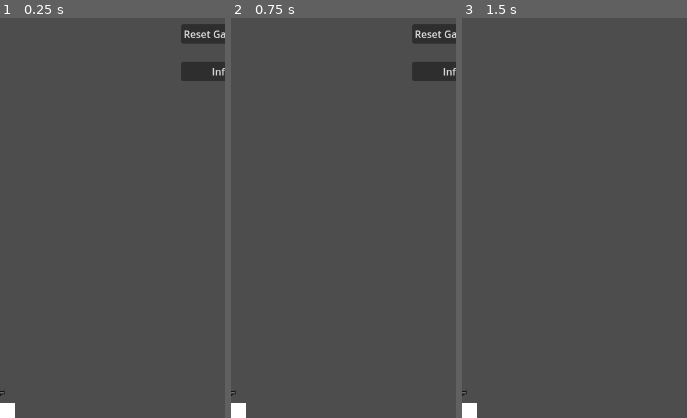
Above: before the commit, frames 1-3 (left to right).
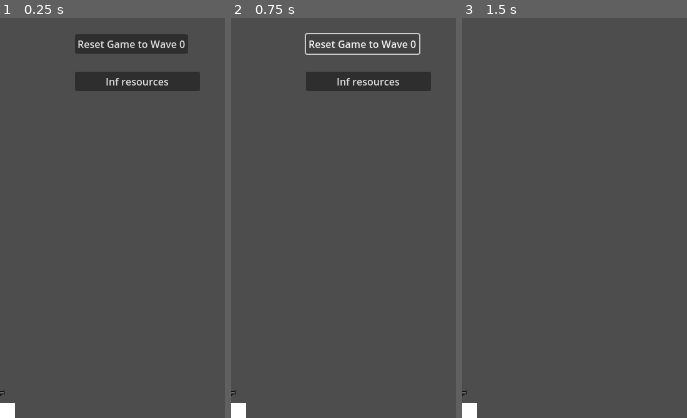
Above: after the commit, the same moments.

Repository: Davideee03/MobileComputing
Game: Godot game, scene res://Scenes/Towns/Town.tscn
Two runs of this game, one before a commit and one after it. Both use one fixed random seed, a clock stepped at 60 frames per second and the inputs below.
Inputs (mouse positions are % of the whole screen's width and height, from its top left):
- Up to frame 1 (0.25 s): no input
- Up to frame 2 (0.75 s): click (79, 3) at 0.5 s, where only the run after the commit has a clickable "Reset Game to Wave 0"
- Up to frame 3 (1.5 s): click "Start Wave" at 1.25 s
The pictures show only the part of the screen within x 50-100%, y 0-50%; the shares and areas given below are measured in that part.

The runs differ from the first frame. In frame 1, 6.0% of the frame differs, in the area x 33-100%, y 1-19%; in frame 2, 4.7%; in frame 3, nothing differs.

Commit message:
Minor changes
Optimization changes and save system

Diff:
--- a/Scenes/Enemies/Enemy.tscn
+++ /dev/null
@@ -1,24 +0,0 @@
-[gd_scene load_steps=3 format=3 uid="uid://6qm43mvh3ma6"]
-
-[ext_resource type="Script" path="res://Scripts/Enemies/EnemyMovement.gd" id="1_tx775"]
-
-[sub_resource type="CircleShape2D" id="CircleShape2D_or0ps"]
-radius = 40.0
-
-[node name="Enemy" type="Area2D"]
-top_level = true
-collision_layer = 4
-collision_mask = 2
-script = ExtResource("1_tx775")
-
-[node name="CollisionShape2D" type="CollisionShape2D" parent="."]
-shape = SubResource("CircleShape2D_or0ps")
-
-[node name="ColorRect" type="ColorRect" parent="."]
-offset_left = -20.0
-offset_top = -20.0
-offset_right = 20.0
-offset_bottom = 20.0
-
-[connection signal="area_entered" from="." to="." method="_on_area_entered"]
-[connection signal="area_exited" from="." to="." method="_on_area_exited"]
--- a/Scenes/ItemDrops/ItemDrop.tscn
+++ /dev/null
@@ -1,3 +0,0 @@
-[gd_scene format=3 uid="uid://by8ri5668rv4t"]
-
-[node name="ItemDrop" type="Node"]
--- a/Scenes/ItemDrops/item.tscn
+++ b/Scenes/ItemDrops/item.tscn
@@ -1,18 +1,17 @@
-[gd_scene load_steps=4 format=3 uid="uid://j3xx2bhui57g"]
+[gd_scene load_steps=3 format=3 uid="uid://j3xx2bhui57g"]
 
-[ext_resource type="Texture2D" uid="uid://cpdag45ml8dok" path="res://Sprites/Items/GEM 2 - BLUE - 0008.png" id="1_dm704"]
-[ext_resource type="Script" path="res://Scripts/ItemDrops/item.gd" id="1_isva0"]
+[ext_resource type="Script" path="res://Scripts/ItemDrops/Item.gd" id="1_isva0"]
 
 [sub_resource type="CircleShape2D" id="CircleShape2D_nhu28"]
 radius = 11.0454
 
-[node name="Item" type="Area2D"]
-collision_layer = 64
+[node name="Item" type="Area2D" groups=["item"]]
+collision_layer = 0
 collision_mask = 2
+monitorable = false
 script = ExtResource("1_isva0")
 
 [node name="Sprite2D" type="Sprite2D" parent="."]
-texture = ExtResource("1_dm704")
 
 [node name="CollisionShape2D" type="CollisionShape2D" parent="."]
 position = Vector2(0, 2)
--- a/Scenes/Towns/Town.tscn
+++ b/Scenes/Towns/Town.tscn
@@ -23,46 +23,46 @@
 
 [node name="Player" parent="." instance=ExtResource("2_ko0f8")]
 
-[node name="Spawners" type="Node2D" parent="Player"]
+[node name="Spawners" type="Node2D" parent="Player" groups=["SpawnerContainer"]]
 script = ExtResource("8_1d40r")
 max_enemies = 0
 
-[node name="Spawner" type="Node2D" parent="Player/Spawners"]
+[node name="Spawner" type="Node2D" parent="Player/Spawners" groups=["Spawner"]]
 position = Vector2(0, -800)
 script = ExtResource("9_bfess")
 enemies = Array[PackedScene]([ExtResource("11_dj6o8")])
 
-[node name="Spawner2" type="Node2D" parent="Player/Spawners"]
+[node name="Spawner2" type="Node2D" parent="Player/Spawners" groups=["Spawner"]]
 position = Vector2(800, 0)
 script = ExtResource("9_bfess")
 enemies = Array[PackedScene]([ExtResource("11_dj6o8")])
 
-[node name="Spawner3" type="Node2D" parent="Player/Spawners"]
+[node name="Spawner3" type="Node2D" parent="Player/Spawners" groups=["Spawner"]]
 position = Vector2(0, 800)
 script = ExtResource("9_bfess")
 enemies = Array[PackedScene]([ExtResource("11_dj6o8")])
 
-[node name="Spawner4" type="Node2D" parent="Player/Spawners"]
+[node name="Spawner4" type="Node2D" parent="Player/Spawners" groups=["Spawner"]]
 position = Vector2(-800, 0)
 script = ExtResource("9_bfess")
 enemies = Array[PackedScene]([ExtResource("11_dj6o8")])
 
-[node name="Spawner5" type="Node2D" parent="Player/Spawners"]
+[node name="Spawner5" type="Node2D" parent="Player/Spawners" groups=["Spawner"]]
 position = Vector2(-800, -800)
 script = ExtResource("9_bfess")
 enemies = Array[PackedScene]([ExtResource("11_dj6o8")])
 
-[node name="Spawner6" type="Node2D" parent="Player/Spawners"]
+[node name="Spawner6" type="Node2D" parent="Player/Spawners" groups=["Spawner"]]
 position = Vector2(800, -800)
 script = ExtResource("9_bfess")
 enemies = Array[PackedScene]([ExtResource("11_dj6o8")])
 
-[node name="Spawner7" type="Node2D" parent="Player/Spawners"]
+[node name="Spawner7" type="Node2D" parent="Player/Spawners" groups=["Spawner"]]
 position = Vector2(800, 748)
 script = ExtResource("9_bfess")
 enemies = Array[PackedScene]([ExtResource("11_dj6o8")])
 
-[node name="Spawner8" type="Node2D" parent="Player/Spawners"]
+[node name="Spawner8" type="Node2D" parent="Player/Spawners" groups=["Spawner"]]
 position = Vector2(-800, 748)
 script = ExtResource("9_bfess")
 enemies = Array[PackedScene]([ExtResource("11_dj6o8")])
@@ -109,18 +109,18 @@
 
 [node name="ResetGame" type="Button" parent="Player/UI/UI/Buttons"]
 layout_mode = 0
-offset_left = 650.0
-offset_top = 10.0
-offset_right = 831.0
-offset_bottom = 41.0
+offset_left = 480.0
+offset_top = 26.0
+offset_right = 661.0
+offset_bottom = 57.0
 text = "Reset Game to Wave 0"
 
 [node name="Cheats" type="Button" parent="Player/UI/UI/Buttons"]
 layout_mode = 0
-offset_left = 650.0
-offset_top = 70.0
-offset_right = 850.0
-offset_bottom = 101.0
+offset_left = 480.0
+offset_top = 86.0
+offset_right = 680.0
+offset_bottom = 117.0
 text = "Inf resources"
 
 [node name="Shop" type="Control" parent="Player/UI/UI"]
@@ -275,6 +275,9 @@
 [node name="CollisionShape2D" type="CollisionShape2D" parent="Walls/WallDown"]
 shape = SubResource("WorldBoundaryShape2D_dgn66")
 
+[node name="Items" type="Node" parent="."]
+unique_name_in_owner = true
+
 [connection signal="button_down" from="Player/UI/UI/Buttons/StartWaveButton" to="Player/Spawners" method="_on_start_wave_button_down"]
 [connection signal="button_down" from="Player/UI/UI/Buttons/StartWaveButton" to="Player/UI/UI" method="_on_start_wave_button_button_down"]
 [connection signal="button_down" from="Player/UI/UI/Buttons/ShopButton" to="Player/UI/UI" method="_on_shop_button_button_down"]
--- a/Scripts/Enemies/Enemy.gd
+++ b/Scripts/Enemies/Enemy.gd
@@ -1,8 +1,5 @@
 class_name Enemy
 extends Node2D
-
-@onready var main = get_node("/root/Global")
-var item_scene := preload("res://Scenes/ItemDrops/item.tscn")
 
 @export var value : int = 1
 @export var damage : int = 5
@@ -15,11 +12,17 @@
 @export var min_exp_drop : int = 1
 @export var max_exp_drop : int = 100
 
+@export_subgroup("Core")
+@export var core : PackedScene = preload("res://Scenes/ItemDrops/item.tscn")
+
 var target : Node2D
+
+#Select the item parent
+@onready var items_container = get_node("/root/World/Items")
 
 #If true means that the player has been defeated
 #So no exp or money must be added
-#This value is triggered by Global in "sreset"
+#This value is triggered by Global in "reset"
 var reset : bool = false
 
 #Take note of the player
@@ -30,7 +33,7 @@
 	#Once dead reduce the number of current enemies on the field
 	get_parent().update_wave(-value)
 
-	#dropping the core item of the enemy
+	#Dropping the core item of the enemy
 	#Add money and exp to the playwer
 	if !reset:
 		Stats.add_money(choose_random_money_drop())
@@ -42,7 +45,6 @@
 
 	#Delete the enemy
 	queue_free()
-	print("Destroyed")
 
 func choose_random_money_drop():
 	return randi_range(min_money_drop, max_money_drop)
@@ -50,19 +52,15 @@
 func choose_random_exp_drop():
 	return randi_range(min_exp_drop, max_exp_drop)
 
-# Enemy drops something
 func drop_item():
-	# instantiating a drop whenever we call the function
-	var item = item_scene.instantiate()
+	#Instantiating a drop whenever we call the function
+	var item = core.instantiate()
+	items_container.call_deferred("add_child", item)
 
-	# giving the spawn core a random position, usefull when the enemy drops more than 1 thing (resolving overlapping)
+	#Giving the spawn core a random position, usefull when the enemy drops more than 1 thing (resolving overlapping)
 	var random_offset = Vector2(
 		randf_range(-15, 15),
 		randf_range(-15, 15)
 	)
-	item.position = position + random_offset
-	# changing the function to make it weighted
-	item.item_type = randi_range(0,3)
-	main.call_deferred("add_child", item)
-	item.add_to_group("items")
+	item.global_position = global_position + random_offset
 	Global.drops.append(item)
--- a/Scripts/Enemies/EnemySpawner.gd
+++ b/Scripts/Enemies/EnemySpawner.gd
@@ -1,9 +1,9 @@
 extends Node2D
 
 @export_category("Spawn Enemies")
-var enemies : Array[PackedScene]
 @export var min_spawn_time : float = 0.5
 @export var max_spawn_time : float = 2.5
+var enemies : Array[PackedScene]
 var parent : Node2D
 var enemies_number : int = 0
 
--- a/Scripts/Enemies/Spawner.gd
+++ b/Scripts/Enemies/Spawner.gd
@@ -7,11 +7,26 @@
 #if it has just done it
 var spawned : bool = false
 
+#Var to check if the player is still alive
+var player_is_dead : bool = false
+
+#Bool to check if it's the first enemy spawned
+var first_spawn : bool = true
+
 func spawn():
+	#Check if it's the first enemy spawned
+	if first_spawn && player_is_dead:
+		first_spawn = false
+		#Player is alive
+		if player_is_dead: player_is_dead = false
+
 	#Wait a random time
 	await get_tree().create_timer(choose_random_wait_time()).timeout
 	#If the wave is not ended, spawn a new enemy
-	if get_parent().wave_ended(): return
+	if get_parent().wave_ended() || player_is_dead:
+		first_spawn = true #Reset
+		#End wave
+		return
 
 	#If the spawner has just spawned an enemy
 	#it must spawn nothing
@@ -56,3 +71,7 @@
 #Update the wave
 func update_wave(value):
 	get_parent().update_wave(value)
+
+#Stop the wave cause the player is dead
+func stop_wave():
+	player_is_dead = true
--- a/Scripts/Enemies/Spawners.gd
+++ b/Scripts/Enemies/Spawners.gd
@@ -9,6 +9,8 @@
 
 ##UI##
 @onready var ui: Control = %UI
+
+var player_is_dead : bool = false
 
 #Rotate to increase randomness
 #func _process(delta: float) -> void:
@@ -32,8 +34,25 @@
 	if enemies_defeated>=max_enemies:
 		player_won()
 
+###We'll add a victory ui from here
 func player_won() -> void:
+	#Player didn't win if he's dead
+	if player_is_dead: return
 	print("Player won!")
+	end_wave()
+
+#End the wave
+#Called by Global if the player is defeated
+func end_wave():
+	#Notify that player is dead if the wave isn't finished
+	if !wave_ended(): player_is_dead = true
+
+	#Wait a frame
+	await get_tree().create_timer(get_process_delta_time()).timeout
+
+	#Collect all the remaining cores
+	get_tree().call_group("item", "item_collected")
+
 	#Make the buttons visible again
 	ui.change_buttons_visibility()
 
@@ -57,6 +76,9 @@
 	current_enemies = 0
 	enemies_defeated = 0
 
+	#Player is alive
+	player_is_dead = false
+
 	#Update the Gloabl Wave stat
 	Stats.update_wave()
 
--- a/Scripts/Global/Global.gd
+++ b/Scripts/Global/Global.gd
@@ -9,6 +9,7 @@
 #Player and computer references
 var player
 var computer
+var spawner_container
 
 #Take note of the enemies active
 var enemies : Array
@@ -20,6 +21,7 @@
 func _ready() -> void:
 	player = get_tree().get_first_node_in_group("Player")
 	computer = get_tree().get_first_node_in_group("Computer")
+	spawner_container = get_tree().get_first_node_in_group("SpawnerContainer")
 
 #Update enemies
 func enemy_spawned(enemy):
@@ -38,30 +40,31 @@
 	player.reset()
 	computer.disconnect_from_player(true)
 
-	# Stopping the spawner if the player dies before the wave ends FUNCTION STOP WAVE NOT IMPLEMENTED
+	# Stopping the spawner if the player dies before the wave ends
 	for spawner in get_tree().get_nodes_in_group("Spawner"):
 		spawner.stop_wave()
+
+	spawner_container.end_wave()
 
 	#Don't pass to the next wave
 	Stats.update_wave(true)
 
 	#Without the first while the script doesn't work
 	#I really don't know why
-	#while !enemies.is_empty():
+	while !enemies.is_empty():
 		#Destroy every enemy
-		#for enemy in enemies:
-		#	enemy.reset = true
-		#	enemy.die()
-
+		for enemy in enemies:
+			enemy.reset = true
+			enemy.die()
 
 	# trying to fix the wave not stopping even if we die UNRESOLVED
-	for enemy in enemies.duplicate():
-		if enemy:
-			enemy.reset = true
-			enemy.die()
-			enemies.erase(enemy)
-
-	for drop in drops.duplicate():
-		if drop and drop.is_in_group("items") and is_instance_valid(drop):
-			drop.queue_free()
-			drops.erase(drop)
+	#for enemy in enemies.duplicate():
+		#if enemy:
+			#enemy.reset = true
+			#enemy.die()
+			#enemies.erase(enemy)
+			#
+	#for drop in drops.duplicate():
+		#if drop and drop.is_in_group("items") and is_instance_valid(drop):
+			#drop.queue_free()
+			#drops.erase(drop)
--- a/Scripts/Global/SaveAndLoad.gd
+++ b/Scripts/Global/SaveAndLoad.gd
@@ -48,6 +48,7 @@
 	stats["CoreRare"] = Stats.current_coreRare
 	stats["CoreEpic"] = Stats.current_coreEpic
 	stats["CoreLegendary"] = Stats.current_coreLegendary
+
 #Get the requested statistic
 #Called by Statistics
 func get_stat(key : String):
--- a/Scripts/Global/Stats.gd
+++ b/Scripts/Global/Stats.gd
@@ -12,35 +12,6 @@
 var current_coreEpic : int = 0
 var current_coreLegendary: int = 0
 
-
-# checkpoint stats. When we die before the end of the wave we need to reset the stats
-var checkpoint_money : int = 0
-var checkpoint_exp : int = 0
-var checkpoint_coreNormal: int = 0
-var checkpoint_coreRare : int = 0
-var checkpoint_coreEpic : int = 0
-var checkpoint_coreLegendary : int = 0
-
-
-# Save the stats in the wave
-func save_checkpoint():
-	checkpoint_money = current_money
-	checkpoint_exp = current_exp
-	checkpoint_coreNormal = current_coreNormal
-	checkpoint_coreRare = current_coreRare
-	checkpoint_coreEpic= current_coreEpic
-	checkpoint_coreLegendary = current_coreLegendary
-
-# reloading as a checkpoint the stats in case we die before the end of the wave
-func restore_checkpoint():
-	current_money = checkpoint_money
-	current_exp = checkpoint_exp
-	current_coreNormal = checkpoint_coreNormal
-	current_coreRare = checkpoint_coreRare
-	current_coreEpic = checkpoint_coreEpic
-	current_coreLegendary = checkpoint_coreLegendary
-
-
 func _ready() -> void:
 	#Wait some time to load the stats
 	await get_tree().create_timer(0.1).timeout
@@ -54,7 +25,6 @@
 	current_coreRare = SaveAndLoad.get_stat("CoreRare")
 	current_coreEpic = SaveAndLoad.get_stat("CoreEpic")
 	current_coreLegendary = SaveAndLoad.get_stat("CoreLegendary")
-	save_checkpoint()
 
 	#Set the stats
 	emit_stats()
@@ -71,20 +41,11 @@
 	current_exp+=value
 	emit_stats()
 
-func add_coreNormal(value : int):
-	current_coreNormal += value
-	emit_stats()
-
-func add_coreRare(value : int):
-	current_coreRare += value
-	emit_stats()
-
-func add_coreEpic(value : int):
-	current_coreEpic += value
-	emit_stats()
-
-func add_coreLegendary(value : int):
-	current_coreLegendary += value
+#Add core
+#Based on the core_type, this function updates the
+#correct variable
+func add_core(core_type : String):
+	set("current_"+core_type, get("current_"+core_type)+1)
 	emit_stats()
 
 #Update player's health
@@ -101,13 +62,10 @@
 	#Called by Global
 	if reset_wave:
 		current_wave-=1
-		# reloading the stats from the checkpoint if we die before ending the wave
-		restore_checkpoint()
 	else:
 		current_wave+=1
 
 	emit_stats()
-
 
 # Reset the game to zero
 func reset_to_zero():
@@ -118,6 +76,9 @@
 	current_coreRare = 0
 	current_coreEpic = 0
 	current_coreLegendary = 0
+
+	SaveAndLoad.save()
+
 #Update the stats
 #Connected in UI
 func emit_stats():
--- a/Scripts/ItemDrops/item.gd
+++ b/Scripts/ItemDrops/item.gd
@@ -1,31 +1,35 @@
 extends Area2D
-var item_type : int
+
+var item_type : int = 0
 
 var coreNormal = preload("res://Sprites/Items/GEM 2 - BLUE - 0008.png")
 var coreRare = preload("res://Sprites/Items/GEM 2 - LIGHT GREEN - 0008.png")
 var coreEpic = preload("res://Sprites/Items/GEM 2 - PURPLE - 0008.png")
 var coreLegendary = preload("res://Sprites/Items/GEM 2 - GOLD - 0008.png")
 
+enum cores {coreNormal, coreRare, coreEpic, coreLegendary}
+
 var texturesArray = [coreNormal, coreRare, coreEpic, coreLegendary]
-# Called when the node enters the scene tree for the first time.
+
+@onready var sprite: Sprite2D = $Sprite2D
+
 func _ready() -> void:
-	$Sprite2D.texture = texturesArray[item_type]
+	#Choose a random rarity
+	item_type = random_rarity()
+	#Change the sprite
+	sprite.texture = texturesArray[item_type]
 
+#Whenever the player enter the drop item area, it adds to the stats and to other things
+func _on_area_entered(area: Area2D) -> void:
+	item_collected()
 
-# whenever the player enter the drop item area, it adds to the stats and to other things
-func _on_area_entered(area: Area2D) -> void:
-	if item_type == 0:
-		Stats.current_coreNormal += 1
-		Stats.emit_stats()
-	elif item_type == 1:
-		Stats.current_coreRare += 1
-		Stats.emit_stats()
-	elif item_type == 2:
-		Stats.current_coreEpic += 1
-		Stats.emit_stats()
-	else:
-		Stats.current_coreLegendary += 1
-		Stats.emit_stats()
-
+#Used to collect an item
+#Called also at the end of every wave by "Spawners"
+func item_collected():
+	#Update the core stats
+	Stats.add_core(cores.find_key(item_type))     #It passes the core name
 	Global.remove_drops(self)
 	queue_free()
+
+func random_rarity():
+	return randi_range(0,cores.size()-1)
--- a/Scripts/Player/HealthSystem.gd
+++ b/Scripts/Player/HealthSystem.gd
@@ -34,7 +34,6 @@
 	#Reload current scene if negative health
 	#Momentaneo
 	if current_health<=0:
-		#get_tree().call_deferred("reload_current_scene")
 		Global.reset_wave()
 
 func invincibility():
--- a/project.godot
+++ b/project.godot
@@ -33,9 +33,8 @@
 [file_customization]
 
 folder_colors={
-"res://Scenes/": "orange",
+"res://Scenes/Enemies/": "red",
 "res://Scenes/Weapon/": "blue",
-"res://Scripts/": "green",
 "res://Scripts/Enemies/": "red",
 "res://Scripts/Fuel/": "blue",
 "res://Scripts/Player/": "blue",
